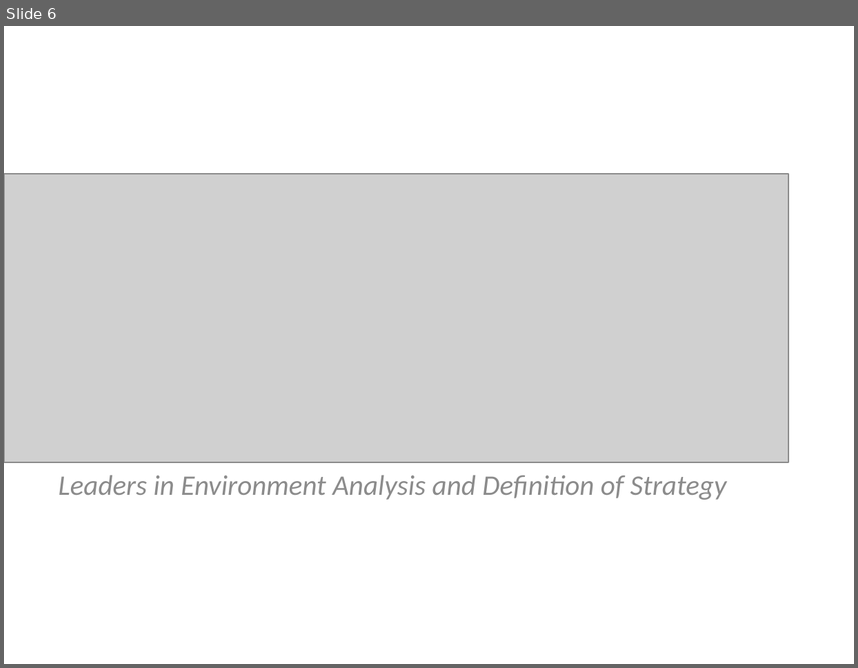
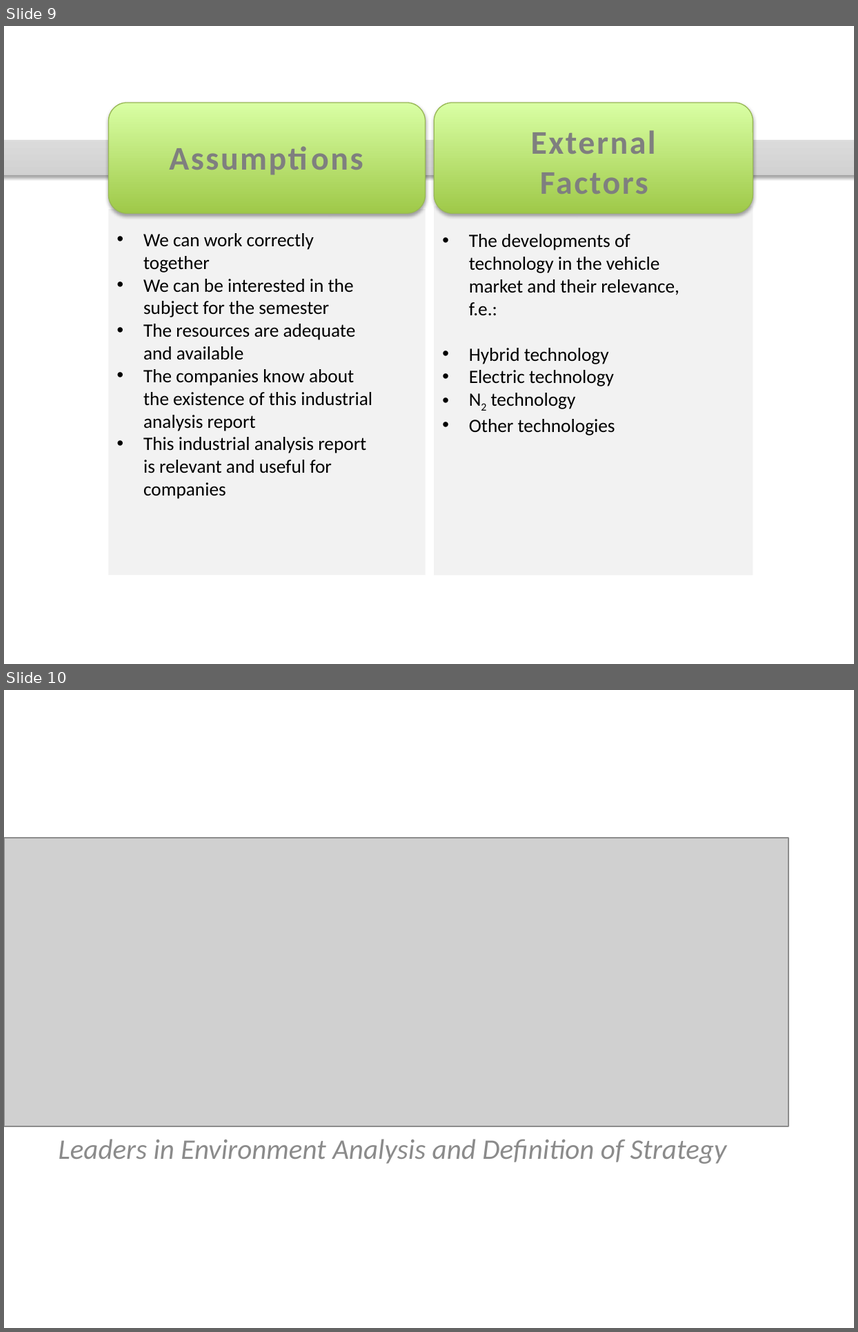
Before and after one commit to VincentHenric/GMS_group5, a slide deck: Group presentation LEADS.pptx. Shown one above the other, each under a label of ours: slide 6 before the commit, slides 9 and 10 after it. The pictures are 858x668 and 858x1332 pixels, drawn with LibreOffice and Linux fonts; fonts in the diff are those of the drawing; grey boxes stand for pictures; background and template pictures are left out. Boxes give left, top, right and bottom in pixels: in the first picture for what was removed or moved away, otherwise in the second. Text is boxed around its words. In the diff, an @@ line names an element or a change of style, - is before the commit and + after.

```diff
--- a/Group presentation LEADS.pptx
+++ b/Group presentation LEADS.pptx
@@ slide 9 added at [4, 26, 854, 664], background #FFFFFF @@
@@ math minus added at [4, 85, 854, 232], fill gradient #BDBDBD to #D1D1D1 to #EEEEEE @@
@@ rounded rectangle added at [109, 103, 426, 213], fill gradient #A0CA4A to #DAFFA5, outline #98B955 0.75 pt @@
@@ rounded rectangle added at [434, 103, 753, 213], fill gradient #A0CA4A to #DAFFA5, outline #98B955 0.75 pt @@
@@ text added at [148, 132, 385, 181], 28 pt, text #7F7F7F, bold @@
+Assumptions
@@ text added at [531, 130, 656, 194], 28 pt, text #7F7F7F, bold @@
+External Factors
@@ rectangle added at [109, 209, 426, 575], fill #F2F2F2 @@
@@ rectangle added at [434, 205, 753, 575], fill #F2F2F2 @@
@@ text added at [143, 233, 372, 499], 16 pt, text #000000 @@
+• We can work correctly together
+• We can be interested in the subject for the semester
+• The resources are adequate and available
+• The companies know about the existence of this industrial analysis report
+• This industrial analysis report is relevant and useful for companies
@@ text added at [469, 234, 680, 435], 16 pt, text #000000 @@
+• The developments of technology in the vehicle market and their relevance, f.e.:
+• Hybrid technology
+• Electric technology
+• N2 technology
+• Other technologies
@@ what was slide 6 is now slide 10 @@
```
Also in this commit, not shown: 6 other slides added, 3 slides removed, 1 other file.
